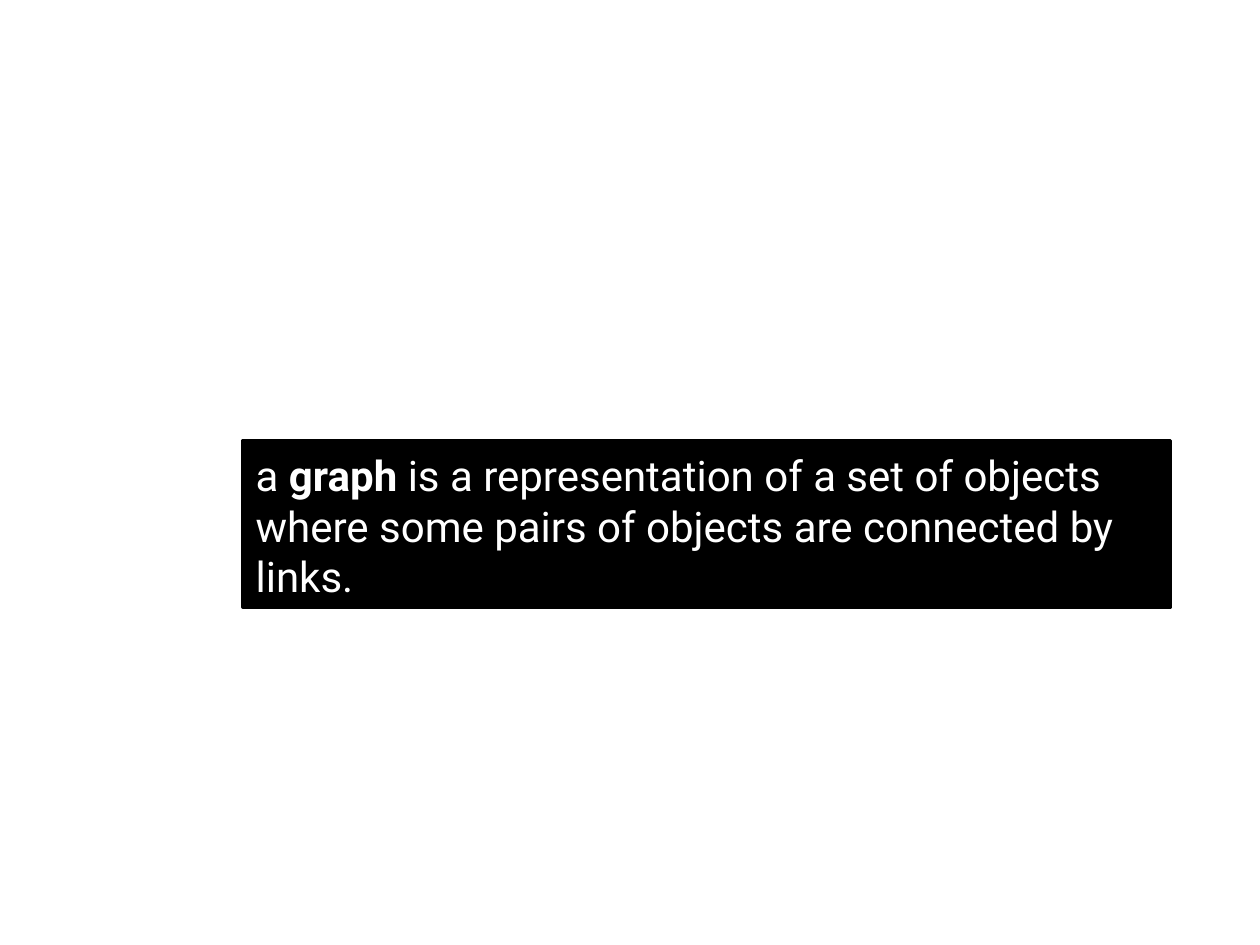
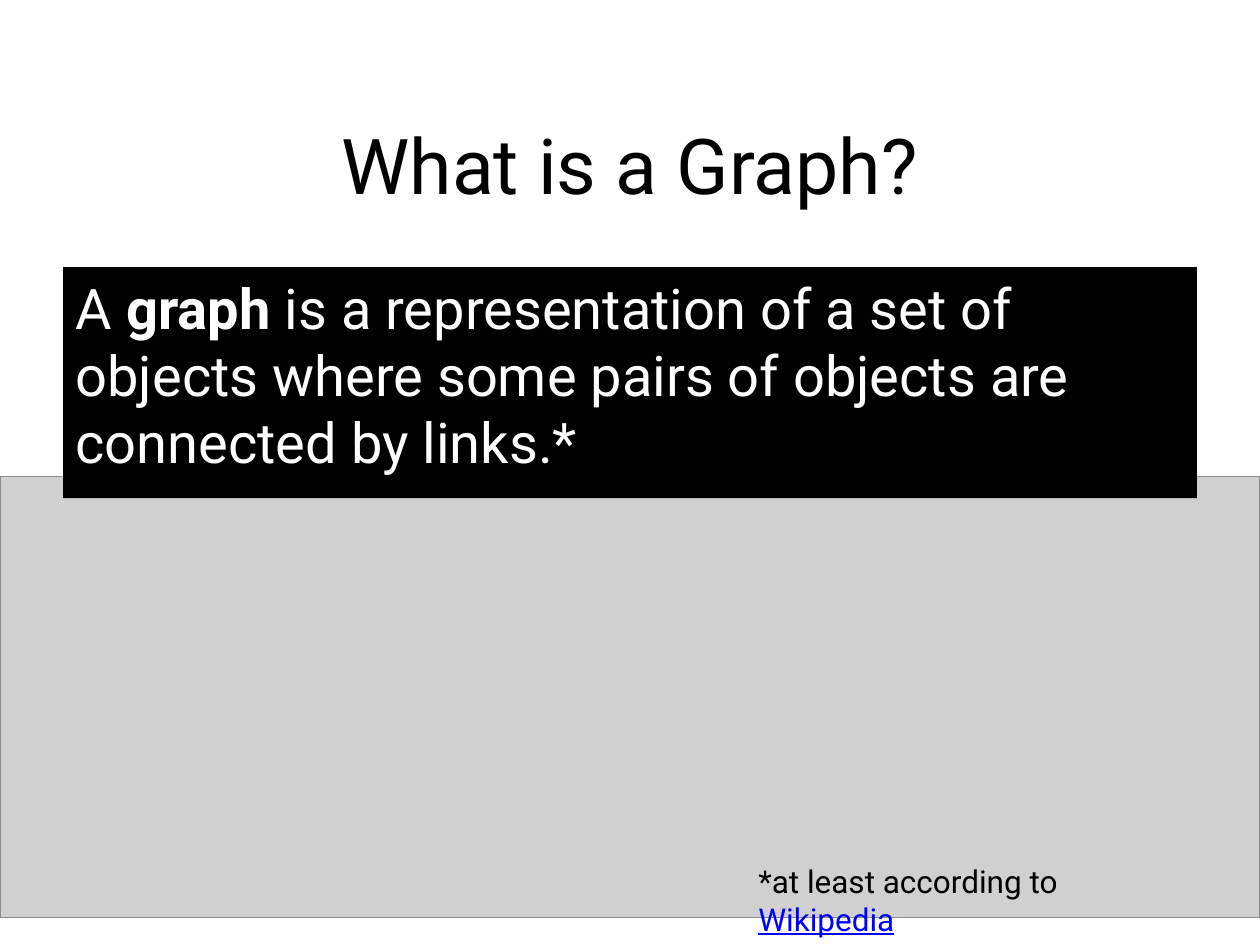
Before and after one commit to HeardLibrary/graphs-without-ontologies, a slide deck: slide 2 of vivo.pptx. Drawn at 1260x945 pixels with LibreOffice and Linux fonts; fonts in the diff are those of the drawing; grey boxes stand for pictures; background and template pictures are left out. Boxes give left, top, right and bottom in pixels: in the first picture for what was removed or moved away, otherwise in the second. Text is boxed around its words. In the diff, an @@ line names an element or a change of style, - is before the commit and + after.

Commit message:
Updated PowerPoint presentation
@EdWarga I’ve added a section called “Data Munging” for you. Feel free
to change the title. :)

```diff
--- a/vivo.pptx
+++ b/vivo.pptx
@@ title added at (x1=342, y1=136, x2=918, y2=210), 44 pt, text #000000 @@
+What is a Graph?
@@ text "A graph is a representation ..." resized from (x1=243, y1=441, x2=1171, y2=607) to (x1=63, y1=267, x2=1197, y2=498) @@
@@ text "A graph is a representation ..." at (x1=63, y1=267, x2=1197, y2=498): vertical alignment bottom to top; outline #000000 2 pt to none @@
@@ text at (x1=76, y1=286, x2=1069, y2=475): text changed; size 24 to 32 pt @@
-a graph is a representation of a set of objects where some pairs of objects are connected by links.
+A graph is a representation of a set of objects where some pairs of objects are connected by links.*
@@ picture added at (x1=0, y1=476, x2=1260, y2=917) @@
@@ text added at (x1=758, y1=869, x2=1058, y2=938), 18 pt, text #000000 @@
+*at least according to Wikipedia
```
Also in this commit, not shown: 2 other slides changed, 2 slides added.
